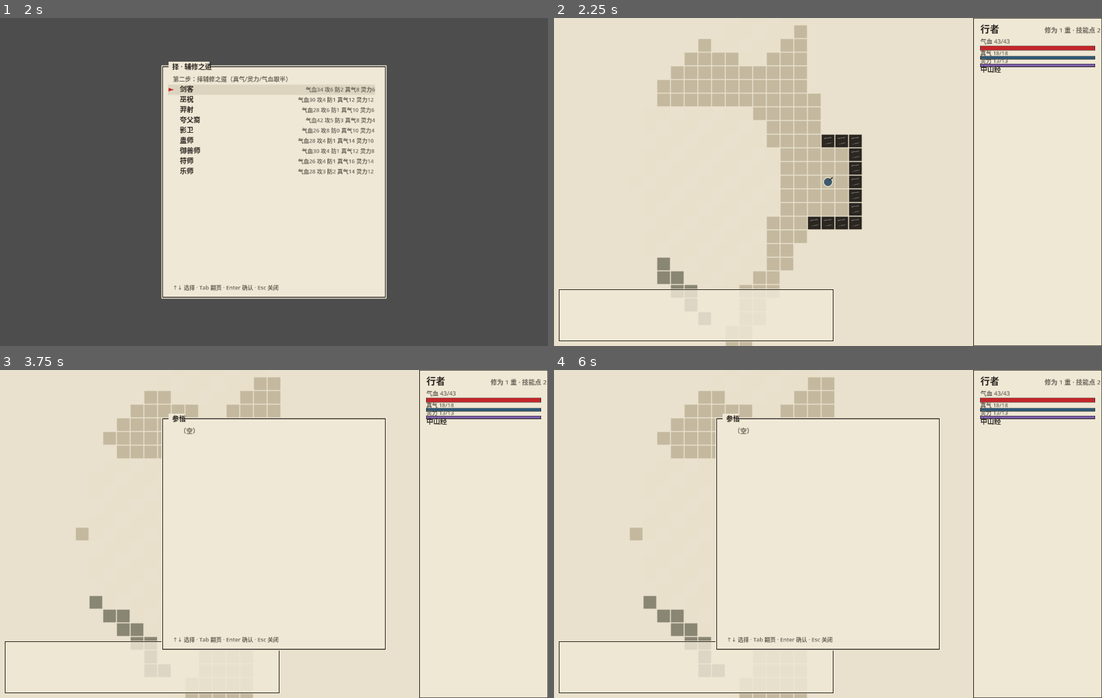
Above: before the commit, frames 1-4 (two rows, left to right).
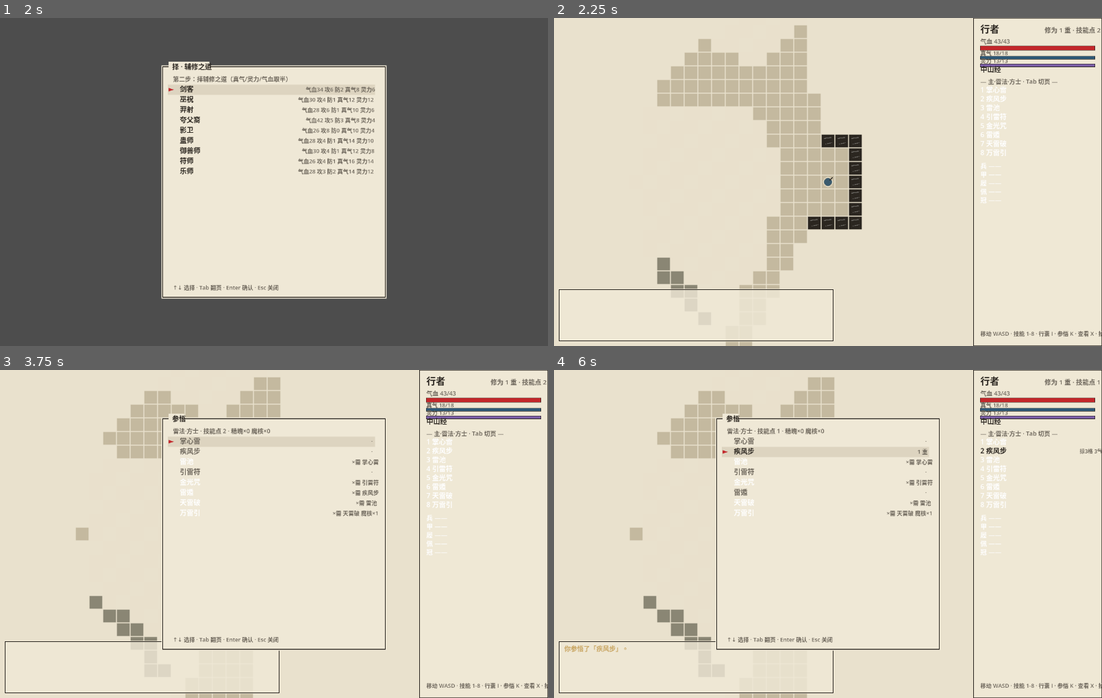
Above: after the commit, the same moments.

Repository: Edurle/shanhaijing_godot
Game: Godot game, scene res://scenes/main.tscn
Same seed, same stepped clock (60 frames per second), same inputs: the game is played once before the commit and once after it.
Inputs (mouse positions are in pixels of both pictures, inside the frame that each line leads up to):
- Up to frame 1 (2 s): tap Enter at 0.5 s; move the mouse to (394, 165) at 0.52 s; hold Right 0.53-1.25 s; tap G at 0.6 s; click (394, 165) at 0.67 s; tap Space at 1.25 s; drag from (164, 198) to (246, 247) at 1.27 s
- Up to frame 2 (2.25 s): tap Enter at 2 s; move the mouse to (882, 109) at 2.02 s; hold Right from 2.03 s (still down); tap Q at 2.1 s
- Up to frame 3 (3.75 s): release Right at 2.75 s; tap Space at 2.75 s; drag from (246, 599) to (109, 484) at 2.77 s; tap Enter at 3.5 s; move the mouse to (438, 583) at 3.52 s; hold Left from 3.53 s (still down); tap K at 3.6 s
- Up to frame 4 (6 s): release Left at 4.25 s; tap Space at 4.25 s; drag from (663, 484) to (745, 452) at 4.27 s; move the mouse to (855, 534) at 5.02 s; hold Down 5.03-5.75 s; tap 1 at 5.1 s; click (855, 534) at 5.17 s; drag from (745, 452) to (718, 550) at 5.77 s

Frame 1 is identical in both runs. In frame 2, 0.6% of the frame differs, in the area x 77-100%, y 18-98%; in frame 3, 1.4%; in frame 4, 1.6%, in the area x 1-100%, y 3-98%.
Error before the commit: Invalid call. Nonexistent function 'class_name' in base 'RefCounted (ContentDb)'. (res://scripts/view/ui/sidebar.gd:75)

Commit message:
修复参悟菜单空列表（content缺class_display_name导致重建中断）+ 侧栏空装备槽null崩溃 + 新增UI逻辑冒烟测试

Diff:
--- a/scripts/core/content_db.gd
+++ b/scripts/core/content_db.gd
@@ -441,3 +441,10 @@
 				return String(entry["id"])
 			return ""
 	return ""
+
+
+## 职业显示名（本地化）。注：class_name 为 GDScript 保留字，故用此前缀命名。
+func class_display_name(class_id: String) -> String:
+	if not classes.has(class_id):
+		return class_id
+	return localize(classes[class_id]["name"])
--- a/scripts/view/ui/menu_learn.gd
+++ b/scripts/view/ui/menu_learn.gd
@@ -19,7 +19,7 @@
 	var essence: int = player.inventory.count_material("mat_elite_essence")
 	var core: int = player.inventory.count_material("mat_demon_core")
 	header_extra = "%s · 技能点 %d · 精魄×%d 魔核×%d" % [
-		engine.content.class_name(class_id), player.skill_points, essence, core,
+		engine.content.class_display_name(class_id), player.skill_points, essence, core,
 	]
 	rows.clear()
 	for skill in engine.content.skills_for_class(class_id):
--- a/scripts/view/ui/sidebar.gd
+++ b/scripts/view/ui/sidebar.gd
@@ -72,7 +72,7 @@
 	# 技能栏（当前页 8 槽；Tab 切主/副职业）
 	var class_id := String(player.class_ids[engine.active_page])
 	var page_text: String = engine.content.text("hud_main_page" if engine.active_page == 0 else "hud_second_page")
-	draw_text_line(Vector2(x, y), "— %s · Tab 切页 —" % page_text.format({"name": engine.content.class_name(class_id)}), INK_SOFT, 14)
+	draw_text_line(Vector2(x, y), "— %s · Tab 切页 —" % page_text.format({"name": engine.content.class_display_name(class_id)}), INK_SOFT, 14)
 	y += 20
 	for slot in range(1, 9):
 		var skill: Dictionary = engine.content.skill_for_slot(class_id, slot)
@@ -104,16 +104,16 @@
 	# 装备五槽
 	y += 10
 	for slot in Equipment.SLOT_ORDER:
-		var item: Dictionary = player.equipment.slots.get(slot)
 		var slot_label: String = engine.content.text("slot_" + slot)
-		var text := "%s %s" % [slot_label, item["label"] if item != null else "——"]
-		if item != null and item.has("damage"):
+		var item: Dictionary = player.equipment.slots[slot] if player.equipment.slots.get(slot) != null else {}
+		var text := "%s %s" % [slot_label, item["label"] if not item.is_empty() else "——"]
+		if not item.is_empty() and item.has("damage"):
 			var d: Dictionary = item["damage"]
 			var summary := "物%d" % int(d["physical"])
 			if String(d.get("element", "")) != "":
 				summary += "·" + engine.content.text("element_" + String(d["element"]))
 			text += "  " + summary
-		draw_text_line(Vector2(x, y), text, INK if item != null else Color(170, 165, 155), 15)
+		draw_text_line(Vector2(x, y), text, INK if not item.is_empty() else Color(170, 165, 155), 15)
 		y += 20
 
 	# 底部操作提示
--- /dev/null
+++ b/tests/test_ui.gd
@@ -0,0 +1,107 @@
+extends SceneTree
+## UI 逻辑冒烟：headless 跑菜单重建/侧栏刷新/瞄准面板路径，
+## 捕获"调用了不存在的方法"类运行时错误（编译检查对无类型参数无效）。
+
+
+func _init() -> void:
+	var failed := 0
+	var content = load("res://scripts/core/content_db.gd").new()
+	var errors: PackedStringArray = content.load_all("res://data/content")
+	if not errors.is_empty():
+		print("FAIL 内容校验失败: " + "\n".join(errors))
+		quit(1)
+		return
+
+	var state = load("res://scripts/core/world_state.gd").new()
+	state.content = content
+	var map = load("res://scripts/core/game_map.gd").new(21, 21, 8)
+	for x in range(21):
+		for y in range(21):
+			map.set_tile(x, y, 2)
+	state.current = map
+	state.player = content.build_player(["leifa", "fushi"], 10, 10)
+	map.actors.append(state.player)
+	var engine = load("res://scripts/core/turn_engine.gd").new(state, content)
+	state.rng.seed = 5
+
+	# ---- 参悟菜单：两页各 8 行，页眉含职业名 ----
+	var learn = load("res://scripts/view/ui/menu_learn.gd").new()
+	root.add_child.call_deferred(learn)  # 挂树获得 viewport（headless 回退基准尺寸）
+	await process_frame
+	learn.setup_menu(engine)
+	learn.open()
+	failed += _check(learn.rows.size() == 8, "参悟主职业页应 8 技能（实际 %d）" % learn.rows.size())
+	failed += _check(
+		String(learn.header_extra).find(content.class_display_name("leifa")) >= 0,
+		"参悟页眉含职业名（%s）" % learn.header_extra
+	)
+	learn.page = 1
+	learn.cursor = 0
+	learn._rebuild()
+	failed += _check(learn.rows.size() == 8, "参悟副职业页应 8 技能（实际 %d）" % learn.rows.size())
+
+	# ---- 行囊菜单：三页计数与模型一致 ----
+	var inv_menu = load("res://scripts/view/ui/menu_inventory.gd").new()
+	root.add_child.call_deferred(inv_menu)
+	await process_frame
+	inv_menu.setup_menu(engine)
+	state.player.inventory.add(content.build_item("lingzhi"))
+	state.player.inventory.add(content.build_item("w_kunwu"))
+	state.player.inventory.add(content.build_item("mat_demon_core"))
+	inv_menu.open()
+	failed += _check(inv_menu.rows.size() == 1, "行囊消耗品页 1 件（实际 %d）" % inv_menu.rows.size())
+	inv_menu.page = 1
+	inv_menu._rebuild()
+	failed += _check(inv_menu.rows.size() == 1, "行囊装备页 1 件（实际 %d）" % inv_menu.rows.size())
+	inv_menu.page = 2
+	inv_menu._rebuild()
+	failed += _check(inv_menu.rows.size() == 1, "行囊材料页 1 件（实际 %d）" % inv_menu.rows.size())
+
+	# ---- 查看菜单：有可见敌时打开非空 ----
+	var monster = content.build_monster("zhulong", 11, 10)
+	map.actors.append(monster)
+	map.compute_fov(10, 10)
+	var examine = load("res://scripts/view/ui/menu_examine.gd").new()
+	root.add_child.call_deferred(examine)
+	await process_frame
+	examine.setup_menu(engine)
+	examine.open()
+	failed += _check(examine.visible and examine.targets.size() == 1, "查看菜单应列出可见敌")
+
+	# ---- 瞄准面板：显示目标不崩 ----
+	var target_info = load("res://scripts/view/ui/target_info.gd").new()
+	root.add_child.call_deferred(target_info)
+	await process_frame
+	target_info.setup(engine)
+	var skill: Dictionary = content.skill_for_slot("leifa", 1)
+	state.player.skill_levels[skill["id"]] = 1
+	target_info.show_target(skill, monster)
+	failed += _check(target_info.visible, "瞄准面板显示目标")
+
+	# ---- 侧栏：刷新不崩（_draw 逻辑靠渲染帧，此处覆盖数据准备路径） ----
+	var sidebar = load("res://scripts/view/ui/sidebar.gd").new()
+	root.add_child.call_deferred(sidebar)
+	await process_frame
+	sidebar.setup(engine)
+	engine.active_page = 1
+	sidebar.refresh()
+	failed += _check(true, "")  # 到此无运行时错误即通过
+
+	# ---- 技能摘要：主副职业首技能均非空 ----
+	var s1: String = Skills.summary(engine, state.player, content.skill_for_slot("leifa", 1))
+	var s2: String = Skills.summary(engine, state.player, content.skill_for_slot("fushi", 1))
+	failed += _check(s1 != "" and s2 != "", "双职业技能摘要非空（%s / %s）" % [s1, s2])
+
+	if failed > 0:
+		print("FAIL 共 %d 项未过" % failed)
+		quit(1)
+	else:
+		print("PASS UI 逻辑冒烟（参悟/行囊/查看/瞄准/侧栏/摘要）")
+		quit(0)
+
+
+func _check(ok: bool, what: String) -> int:
+	if ok:
+		return 0
+	print("FAIL %s" % what)
+	return 1
Not shown, added: tests/test_mechanics.gd.uid
Not shown, added: tests/test_ui.gd.uid
